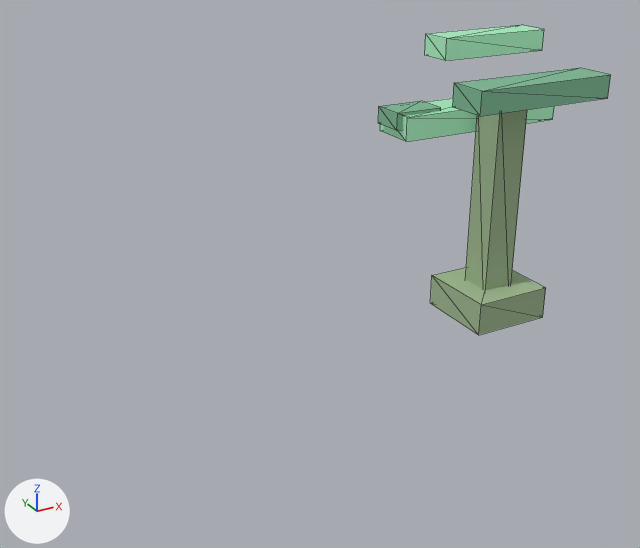
A saved change to the glTF model assets/models/materials/materials_luminous_fern.glb.
One viewpoint serves both versions: a 50 mm lens placed at (-0.527, -0.616, 0.387), pointed at (-0.178, 0.017, 0.07). Lighting does not change. The marker at lower left points along +X, +Y and +Z. The picture after the commit comes second. Mesh edges are drawn as thin lines. Where no turn or scale is listed for an object, it has been applied to the vertices. Vertices at exactly the same position are counted once.

In view in the first picture: 'base', 'frond_a', 'frond_b', 'frond_c', 'leaflet_l', 'stem'.
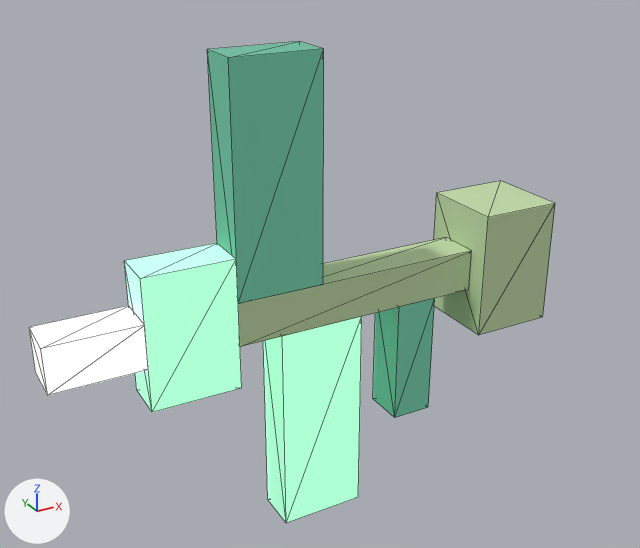
The newer file is also rescaled (x0.8), turned or shifted as a whole; pictures and numbers use the older file's frame.

The change, as a diff of the scene's bpy script:
```diff
--- a/assets/models/materials/materials_luminous_fern.glb.py
+++ b/assets/models/materials/materials_luminous_fern.glb.py
@@ me_立方体_006 @@
-me_立方体_006.from_pydata(...)  # 8 vertices, 12 faces; spans x -0.0391..0.0391, y -0.0391..0.0391, z -0.0156..0.0156
-me_立方体_006.vertices[0].co = (-0.0391, -0.0391, -0.0156)  # pixel (478, 335)
-me_立方体_006.vertices[1].co = (-0.0391, -0.0391, 0.0156)  # pixel (481, 304)
-me_立方体_006.vertices[2].co = (-0.0391, 0.0391, -0.0156)  # pixel (430, 303)
-me_立方体_006.vertices[3].co = (-0.0391, 0.0391, 0.0156)  # pixel (431, 275)
-me_立方体_006.vertices[4].co = (0.0391, -0.0391, -0.0156)  # pixel (542, 317)
-me_立方体_006.vertices[5].co = (0.0391, -0.0391, 0.0156)  # pixel (545, 287)
-me_立方体_006.vertices[6].co = (0.0391, 0.0391, -0.0156)
-me_立方体_006.vertices[7].co = (0.0391, 0.0391, 0.0156)
-me_立方体_006.materials.append(mat_ls)  # greyish green #a0b890
+me_立方体_006.from_pydata(...)  # 8 vertices, 12 faces; spans x -0.0391..0.0391, y -0.0391..0.0391, z -0.0156..0.1016
+# me_立方体_006 part 1
+me_立方体_006.vertices[0].co = (0.0391, -0.0391, -0.0156)  # pixel (542, 317)
+me_立方体_006.vertices[1].co = (-0.0391, -0.0391, -0.0156)  # pixel (478, 335)
+me_立方体_006.vertices[2].co = (0.0391, 0.0391, -0.0156)
+me_立方体_006.vertices[3].co = (-0.0391, 0.0391, -0.0156)
+me_立方体_006.vertices[4].co = (0.0391, -0.0391, 0.1016)  # pixel (555, 203)
+me_立方体_006.vertices[5].co = (-0.0391, -0.0391, 0.1016)  # pixel (488, 217)
+me_立方体_006.vertices[6].co = (0.0391, 0.0391, 0.1016)  # pixel (500, 180)
+me_立方体_006.vertices[7].co = (-0.0391, 0.0391, 0.1016)  # pixel (436, 192)
+me_立方体_006.materials.append(mat_lf_stem)  # green #c4ddaa
@@ ob_frond_a @@
-ob_frond_a = bpy.data.objects.new('frond_a', me_立方体_001)
@@ ob_frond_b @@
-ob_frond_b = bpy.data.objects.new('frond_b', me_立方体_002)
@@ ob_frond_c @@
-ob_frond_c = bpy.data.objects.new('frond_c', me_立方体_003)
@@ ob_leaflet_l @@
-ob_leaflet_l = bpy.data.objects.new('leaflet_l', me_立方体_004)
@@ ob_stem @@
-ob_stem = bpy.data.objects.new('stem', me_立方体)
@@ ob_tip @@
+ob_tip = bpy.data.objects.new('tip', me_立方体_005_1)  # a box spanning x -0.0391..0.0391, y -0.0195..0.0195, z -0.0195..0.0195; in mat_lf_tip (pale green #e1ffda, glowing pale green #e1ffda)
+ob_tip.location = (-0.3906, 0.0, 0.0586)
@@ ob_stalk @@
+ob_stalk = bpy.data.objects.new('stalk', me_立方体_001_1)  # a box spanning x -0.117..0.117, y -0.02..0.02, z -0.02..0.02; in mat_lf_stem (green #c4ddaa)
+ob_stalk.location = (-0.1562, 0.0, 0.0586)
@@ ob_leaflet @@
+ob_leaflet = bpy.data.objects.new('leaflet', me_立方体_006_1)  # a box spanning x -0.0195..0.0195, y -0.0195..0.0195, z -0.0586..0.0586; in mat_lf_dark (green #61ad90)
+ob_leaflet.location = (-0.0977, 0.0, -0.0195)
@@ ob_frond_top @@
+ob_frond_top = bpy.data.objects.new('frond_top', me_立方体_004_1)  # a box spanning x -0.0391..0.0391, y -0.0195..0.0195, z -0.0586..0.0586; in mat_lf_frond (green #a0edc4, glowing green #90d7b1)
+ob_frond_top.location = (-0.3125, 0.0, 0.0586)
@@ ob_frond_r @@
+ob_frond_r = bpy.data.objects.new('frond_r', me_立方体_003_1)  # a box spanning x -0.039..0.039, y -0.02..0.02, z -0.098..0.098; in mat_lf_dark (green #61ad90)
+ob_frond_r.location = (-0.2344, 0.0, 0.1758)
@@ ob_frond_l @@
+ob_frond_l = bpy.data.objects.new('frond_l', me_立方体_002_1)  # a box spanning x -0.039..0.039, y -0.02..0.02, z -0.098..0.098; in mat_lf_frond (green #a0edc4, glowing green #90d7b1)
+ob_frond_l.location = (-0.1953, 0.0, -0.0586)
```

Location of each change, [x1, y1, x2, y2] in pixels of the pictures (640 x 548 px):
'frond_r', added (green)
    after: [207, 41, 324, 304]
'frond_l', added (green)
    after: [263, 316, 362, 523]
'frond_top', added (green)
    after: [125, 243, 242, 412]
'base', recoloured, reshaped (greyish green to green, 125% taller)
    before: [430, 267, 546, 335]
    after: [434, 181, 555, 335]
'stalk', added (green)
    after: [238, 237, 472, 347]
'stem', deleted
    before: [465, 110, 527, 290]
'tip', added (pale green)
    after: [29, 306, 148, 395]
'leaflet', added (green)
    after: [373, 298, 435, 418]
'frond_b', deleted (green)
    before: [453, 68, 611, 117]
'frond_c', deleted
    before: [425, 25, 544, 61]
'frond_a', deleted
    before: [380, 98, 554, 142]
'leaflet_l', deleted (green)
    before: [378, 101, 441, 131]
